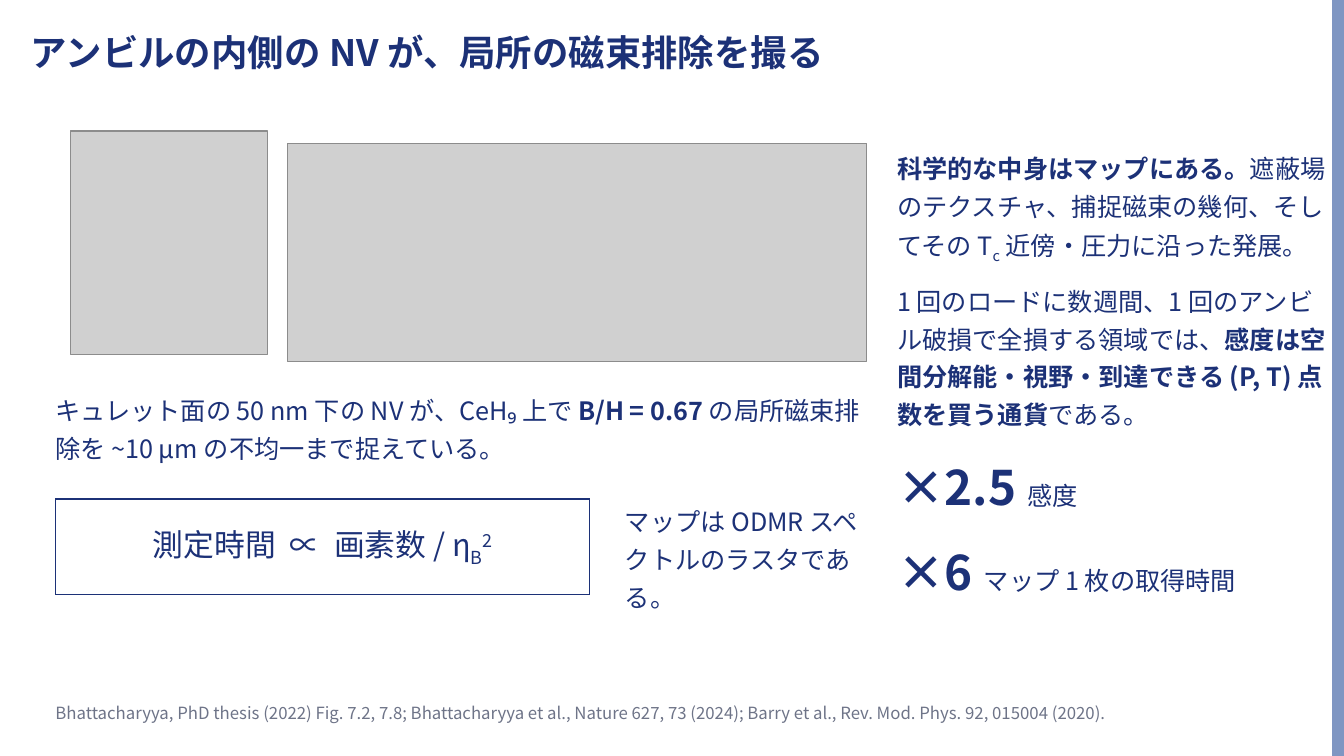
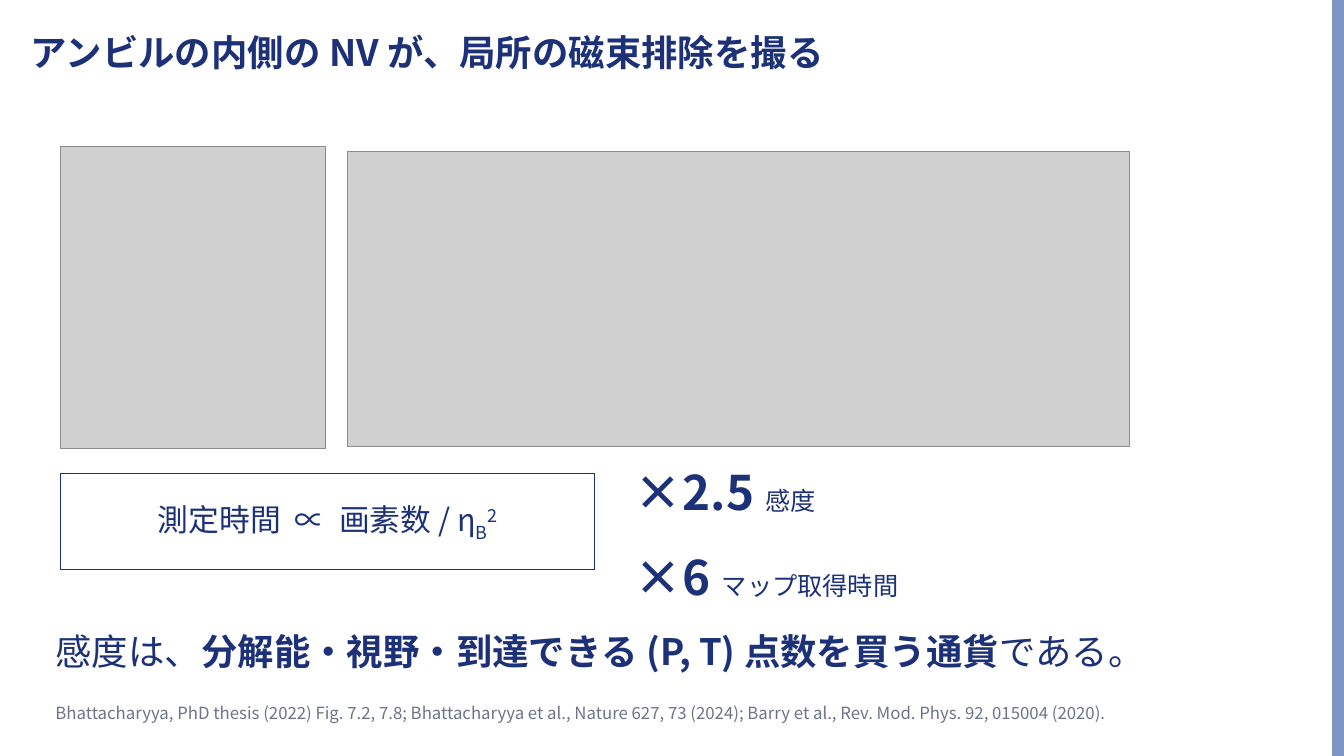
Before and after one commit to Risei412/ultra-high-pressure-ODMR, a slide deck: slide 3 of slides/odmr_473nm_talk.pptx. Drawn at 1344x756 pixels with LibreOffice and Linux fonts; fonts in the diff are those of the drawing; grey boxes stand for pictures; background and template pictures are left out. Boxes give left, top, right and bottom in pixels: in the first picture for what was removed or moved away, otherwise in the second. Text is boxed around its words. In the diff, an @@ line names an element or a change of style, - is before the commit and + after.

```diff
--- a/slides/odmr_473nm_talk.pptx
+++ b/slides/odmr_473nm_talk.pptx
@@ picture: place and size @@
-picture at <box>71,131,267,355</box>
+picture at <box>60,146,326,449</box>
@@ picture: place and size @@
-picture at <box>287,143,867,362</box>
+picture at <box>348,151,1130,447</box>
@@ text at <box>897,156,1325,427</box>: paragraphs removed @@
-科学的な中身はマップにある。遮蔽場のテクスチャ、捕捉磁束の幾何、そしてその Tc 近傍・圧力に沿った発展。
-1 回のロードに数週間、1 回のアンビル破損で全損する領域では、感度は空間分解能・視野・到達できる (P, T) 点数を買う通貨である。
@@ text removed at <box>55,399,860,463</box> @@
-キュレット面の 50 nm 下の NV が、CeH₉ 上で B/H = 0.67 の局所磁束排除を ~10 µm の不均一まで捉えている。
@@ text "×2.5 感度": place and size @@
-text "×2.5 感度" at <box>897,156,1325,592</box>
+text "×2.5 感度" at <box>635,474,898,597</box>
@@ rectangle "測定時間 ∝ 画素数 / ηB2": place and size @@
-rectangle "測定時間 ∝ 画素数 / ηB2" at <box>55,499,590,595</box>
+rectangle "測定時間 ∝ 画素数 / ηB2" at <box>60,474,595,570</box>
@@ text removed at <box>625,510,858,609</box> @@
-マップは ODMR スペクトルのラスタである。
@@ text at <box>635,559,898,597</box>: text changed @@
-×6 マップ 1 枚の取得時間
+×6 マップ取得時間
@@ text added at <box>55,634,1144,673</box>, 26 pt, text #1C3177, bold @@
+感度は、分解能・視野・到達できる (P, T) 点数を買う通貨である。
```
Also in this commit, not shown: 7 other slides changed, 8 other files.
